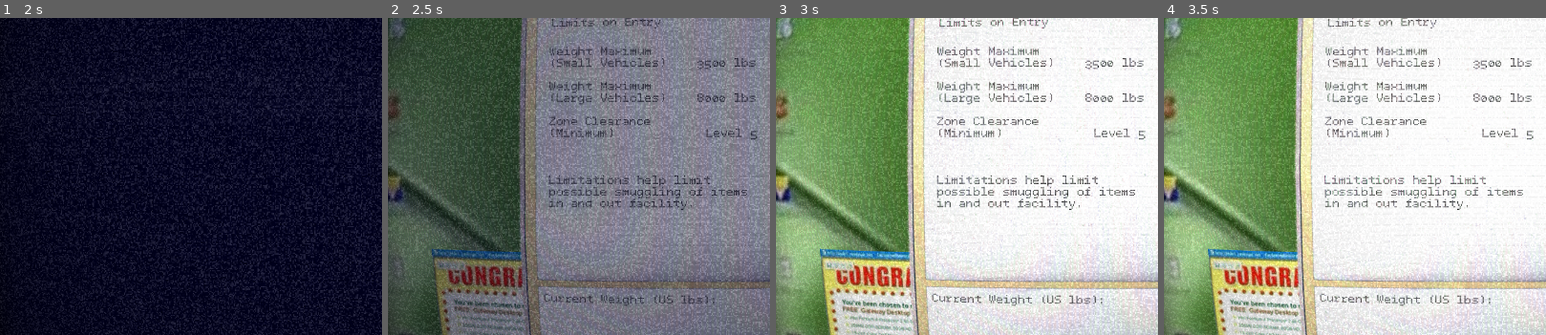
Above: before the commit, frames 1-4 (left to right).
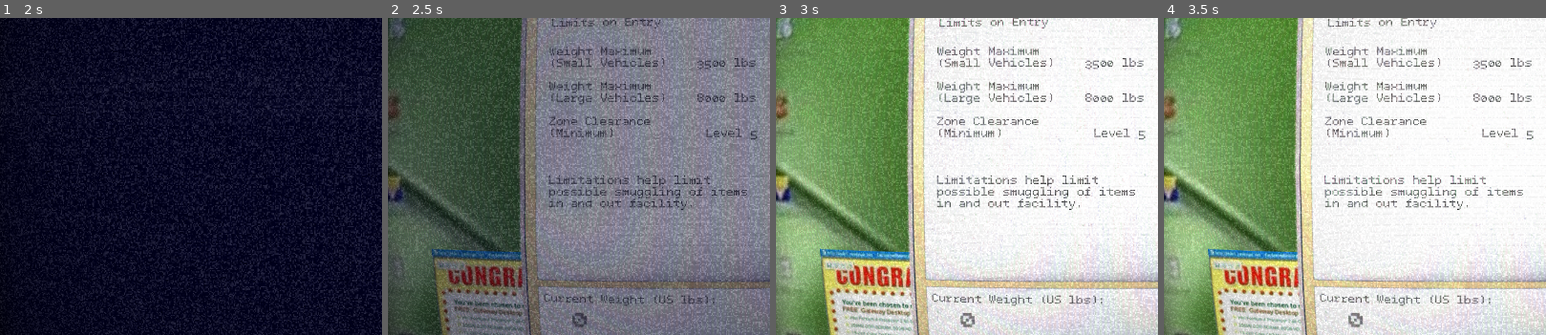
Above: after the commit, the same moments.

Repository: KURUKURURU/Project4Neo
Game: Godot game, scene res://scenes/booth_game1.tscn
The game is run twice, just before and just after one commit, with the same random seed, the same clock (stepped at 60 frames per second) and the same inputs. This scene is started directly instead of the project's main scene.
Inputs (mouse positions are % of the whole screen's width and height, from its top left):
- Up to frame 1 (2 s): tap Enter (ui_accept) at 0.5, 0.77 s; move the mouse to (72, 45) at 0.52 s; hold D (right) 0.53-1.25 s; click (72, 45) at 0.6 s; tap E (interact) at 0.8 s; click (65, 30) at 1.25 s
- Up to frame 2 (2.5 s): drag from (30, 55) to (60, 69) at 2.02 s
- Up to frame 3 (3 s): move the mouse to (60, 28) at 2.77 s; hold A (left) from 2.78 s (still down); click (60, 28) at 2.85 s
- Up to frame 4 (3.5 s): keep holding A (left); tap E (interact) at 3.05 s
The pictures show only the part of the screen within x 7-57%, y 30-80%; the shares and areas given below are measured in that part.

Frame 1 is identical in both runs. In frame 2, 0.1% of the frame differs, in the area x 48-52%, y 93-98%; in frame 3, 0.1%, in the area x 48-53%, y 93-98%; in frame 4, 0.1%.

Commit message:
finishing for the night halleujah

Diff:
--- a/sleepover/scenes/booth_game1.tscn
+++ b/sleepover/scenes/booth_game1.tscn
@@ -7,7 +7,6 @@
 [ext_resource type="Script" uid="uid://cqwgv6p3myr2d" path="res://scenes/cursor.gd" id="4_c1lty"]
 [ext_resource type="FontFile" uid="uid://bmjxagehe61x7" path="res://fonts/scott___.ttf" id="4_oirde"]
 [ext_resource type="Texture2D" uid="uid://djjljpgkd3abv" path="res://images/settings_bgs/turnsystem1.png" id="5_g0l6d"]
-[ext_resource type="AudioStream" uid="uid://df6b1krhd0ynr" path="res://sfx/STINGER.wav" id="6_hodh1"]
 [ext_resource type="Shader" uid="uid://cwx3em0yxeatv" path="res://themes/shaders/crt.gdshader" id="6_oeblk"]
 [ext_resource type="Texture2D" uid="uid://bqmsni0e4qkkj" path="res://images/thongngn.png" id="7_oeblk"]
 [ext_resource type="AudioStream" uid="uid://m8jy1gikgd4s" path="res://sfx/scan.mp3" id="7_oirde"]
@@ -283,7 +282,6 @@
 shape = SubResource("CapsuleShape2D_jux77")
 
 [node name="scare" type="AudioStreamPlayer" parent="Scare"]
-stream = ExtResource("6_hodh1")
 
 [node name="Jane" type="Area2D" parent="."]
 position = Vector2(275, -32)
--- a/sleepover/scenes/booth_game_1.gd
+++ b/sleepover/scenes/booth_game_1.gd
@@ -37,6 +37,8 @@
 @onready var computer_filter = $top/computer_filter
 @onready var computer_interact = $Computer
 
+
+
 #handssssss
 @onready var hand = $top/hand
 var holding := false
@@ -49,6 +51,8 @@
 var door_open = false
 var scared_1 = false
 
+var CURRENT_PERSON := 1
+
 var screen = preload("res://scenes/computerscreen.tscn").instantiate()
 
 
@@ -59,6 +63,8 @@
 signal finished
 
 func _ready() -> void:
+	screen_image.day = 1
+	screen_image.person = 0
 	screen_image.hide()
 	leave_QA.hide()
 	leave_QA_area.disabled = true
@@ -88,6 +94,7 @@
 
 func _process(delta: float) -> void:
 
+
 	if computer_filter.visible == true:
 		if Input.is_action_just_pressed("space"):
 			computer_screen_off()
@@ -174,6 +181,8 @@
 			if processing: #cancel if already checking or the card is scanned already
 				return
 
+			screen_image.person = CURRENT_PERSON
+			CURRENT_PERSON = CURRENT_PERSON +1
 			processing = true # you are now checking
 			id_A.disabled = true
 			# ^^^^^ this button (for giving and taking) is turned off for small bugs, so no biggie on this
--- a/sleepover/scenes/screen_image.gd
+++ b/sleepover/scenes/screen_image.gd
@@ -12,42 +12,76 @@
 @onready var folder4 = $files/folder4
 @onready var folder4_alert = $files/folder4/click
 
+@onready var page = $pages/Page
+@onready var page_T = $pages/Page/Title
+@onready var page_B = $pages/Page/text
+
+@onready var _image = $pages/Page/image
+
+var Timothy = preload("res://images/ID_Timothy.png")
+var Shelly = preload("res://images/ID_Shelly.png")
+
 @onready var weight = $Weight/Number
 
+@onready var click_sfx = $click/click_sfx
+
 @export var current_weight := 0
+@export var day := 0
+@export var person := 0
 
-var day := 1
-var person := 1
+var loop_load = "Processing"
+var Title := ""
+var Body := ""
+
+
 var new_alert = preload("res://images/alert.png")
 
 func _ready() -> void:
+
 	folder1.hide()
 	folder2.hide()
 	folder3.hide()
 	folder4.hide()
 
 
+
 func _process(delta: float) -> void:
 
-	weight = str(current_weight)
+	if Input.is_action_just_pressed("click") and self.visible:
+		click_sfx.play()
+
+	page_B.text = Body
+	page_T.text = Title
+
+	await _loop_load()
+
+	weight.text = str(current_weight)
 
 	match person:
 		1:
+			folder1.show()
+
 			folder1_alert.texture_normal = new_alert
 			folder2_alert.texture_normal = null
 			folder3_alert.texture_normal = null
 			folder4_alert.texture_normal = null
 		2:
+			folder2.show()
+
 			folder1_alert.texture_normal = null
 			folder2_alert.texture_normal = new_alert
 			folder3_alert.texture_normal = null
 			folder4_alert.texture_normal = null
 		3:
+			folder3.show()
+
 			folder1_alert.texture_normal = null
 			folder2_alert.texture_normal = null
 			folder3_alert.texture_normal = new_alert
 			folder4_alert.texture_normal = null
 		4:
+			folder4.show()
+
 			folder1_alert.texture_normal = null
 			folder2_alert.texture_normal = null
 			folder3_alert.texture_normal = null
@@ -55,4 +89,56 @@
 
 
 
-#func notes() -> void:
+var dots = ""
+
+func _loop_load():
+	loop_load = loop_load + dots
+
+	dots = "."
+	await wait(0.2)
+	dots = ".."
+	await wait(0.2)
+	dots = "..."
+	await wait(0.2)
+
+func notes() -> void:
+	_image.texture = null
+	Title = "Limits on Entry"
+	Body = "Weight Maximum
+(Small Vehicles)    3500 lbs
+
+Weight Maximum
+(Large Vehicles)    8000 lbs
+
+Zone Clearance
+(Minimum)            Level 5
+
+
+
+Limitations help limit
+possible smuggling of items
+in and out facility.
+"
+
+
+func wait(seconds: float) -> void:
+	await get_tree().create_timer(seconds).timeout
+
+
+func folder_1() -> void:
+	Title = "New_Import_209324239294"
+	Body = ""
+	_image.texture = Timothy
+
+func folder_2() -> void:
+	Title = "New_Import_453234523455"
+	Body = ""
+	_image.texture = Shelly
+
+func folder_3() -> void:
+	Title = "New_Import_796735679674"
+	Body = ""
+
+func folder_4() -> void:
+	Title = "New_Import_4645779556367"
+	Body = ""
--- a/sleepover/scenes/screen_image.tscn
+++ b/sleepover/scenes/screen_image.tscn
@@ -12,6 +12,7 @@
 [ext_resource type="Texture2D" uid="uid://csbvmor8ghubu" path="res://images/alert.png" id="7_hsdm4"]
 [ext_resource type="Theme" uid="uid://cg3q7y3xd18qd" path="res://themes/computer.tres" id="11_hsdm4"]
 [ext_resource type="FontFile" uid="uid://spbylbyhl2un" path="res://fonts/BPdots/BPdotsUnicaseSquareBold.otf" id="12_s4veb"]
+[ext_resource type="AudioStream" uid="uid://cf1jfvueg0rfn" path="res://sfx/click_computer.mp3" id="13_ekyvg"]
 
 [node name="screen_image" type="Node2D"]
 script = ExtResource("1_1pgkn")
@@ -217,13 +218,16 @@
 offset_right = 774.0
 offset_bottom = 773.0
 
-[node name="Notes" type="Node2D" parent="pages"]
-
-[node name="TextureRect" type="TextureRect" parent="pages/Notes"]
-offset_right = 40.0
-offset_bottom = 40.0
-
-[node name="Title" type="RichTextLabel" parent="pages/Notes"]
+[node name="Page" type="Node2D" parent="pages"]
+
+[node name="image" type="TextureRect" parent="pages/Page"]
+offset_left = 33.0
+offset_top = 52.0
+offset_right = 73.0
+offset_bottom = 92.0
+scale = Vector2(0.86110383, 0.86110383)
+
+[node name="Title" type="RichTextLabel" parent="pages/Page"]
 offset_left = 26.0
 offset_top = 19.0
 offset_right = 379.0
@@ -231,9 +235,8 @@
 theme = ExtResource("11_hsdm4")
 theme_override_colors/default_color = Color(0, 0, 0, 1)
 theme_override_font_sizes/normal_font_size = 21
-text = "Limits on Entry"
-
-[node name="text" type="RichTextLabel" parent="pages/Notes"]
+
+[node name="text" type="RichTextLabel" parent="pages/Page"]
 offset_left = 23.0
 offset_top = 69.0
 offset_right = 799.0
@@ -242,21 +245,6 @@
 theme = ExtResource("11_hsdm4")
 theme_override_colors/default_color = Color(0, 0, 0, 1)
 theme_override_font_sizes/normal_font_size = 21
-text = "Weight Maximum
-(Small Vehicles)    3500 lbs
-
-Weight Maximum
-(Large Vehicles)    8000 lbs
-
-Zone Clearance
-(Minimum)            Level 5
-
-
-
-Limitations help limit
-possible smuggling of items
-in and out facility.
-"
 
 [node name="Weight" type="RichTextLabel" parent="."]
 clip_contents = false
@@ -276,7 +264,7 @@
 offset_right = 402.0
 offset_bottom = 78.0
 theme = ExtResource("11_hsdm4")
-theme_override_colors/default_color = Color(0, 0, 0, 1)
+theme_override_colors/default_color = Color(0, 0, 0, 0.497)
 theme_override_fonts/normal_font = ExtResource("12_s4veb")
 theme_override_font_sizes/normal_font_size = 51
 
@@ -298,7 +286,16 @@
 offset_right = 401.0
 offset_bottom = 277.0
 scale = Vector2(0.43068796, 0.43068796)
+mouse_filter = 2
 texture = ExtResource("4_eq0lf")
 script = ExtResource("4_g4u7d")
 
+[node name="click_sfx" type="AudioStreamPlayer" parent="click"]
+stream = ExtResource("13_ekyvg")
+volume_db = -2.742
+
 [connection signal="pressed" from="files/note/click" to="." method="notes"]
+[connection signal="pressed" from="files/folder/click" to="." method="folder_1"]
+[connection signal="pressed" from="files/folder2/click" to="." method="folder_2"]
+[connection signal="pressed" from="files/folder3/click" to="." method="folder_3"]
+[connection signal="pressed" from="files/folder4/click" to="." method="folder_4"]
Binary file added: sleepover/images/ID_Shelly.png
Not shown, added: sleepover/images/ID_Shelly.png.import
Binary file added: sleepover/images/ID_Timothy.png
Not shown, added: sleepover/images/ID_Timothy.png.import
Not shown: 1 places in sleepover/scenes/booth_game1.tscn that only renumber resources
Not shown: 1 places in sleepover/scenes/screen_image.tscn that only renumber resources
Not shown, added: sleepover/sfx/click_computer.mp3.import
Not shown, changed: sleepover/.DS_Store
Not shown, changed: sleepover/fonts/.DS_Store
Not shown, added: sleepover/sfx/click_computer.mp3
